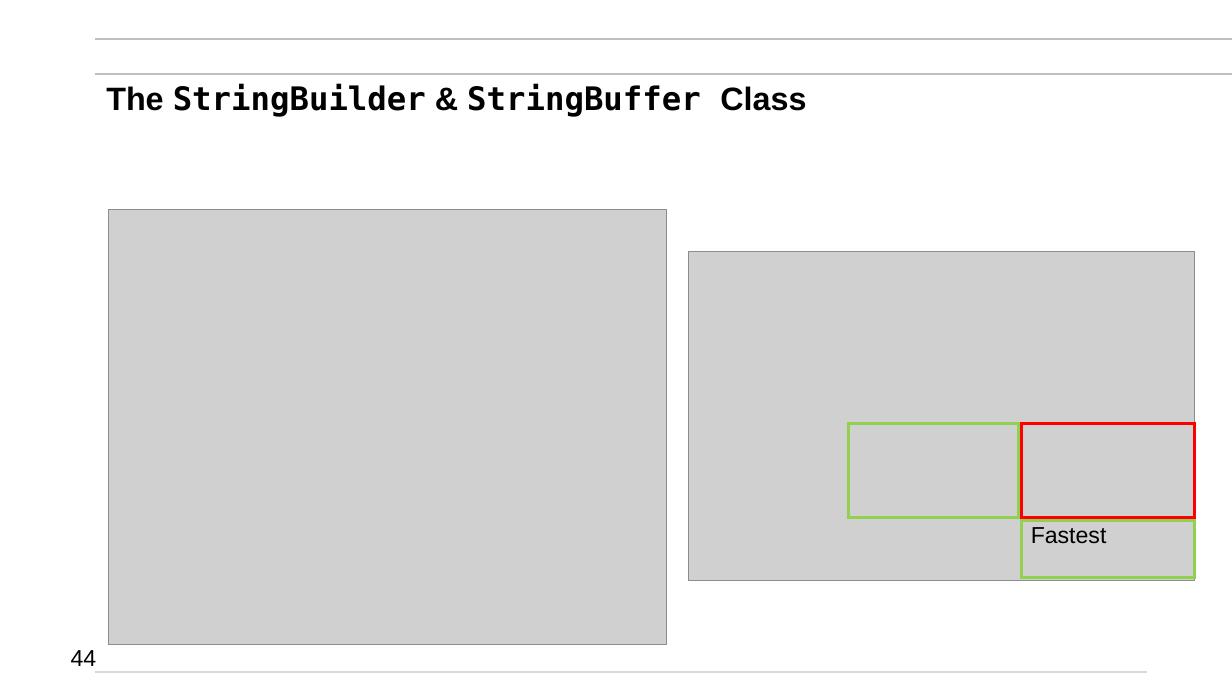
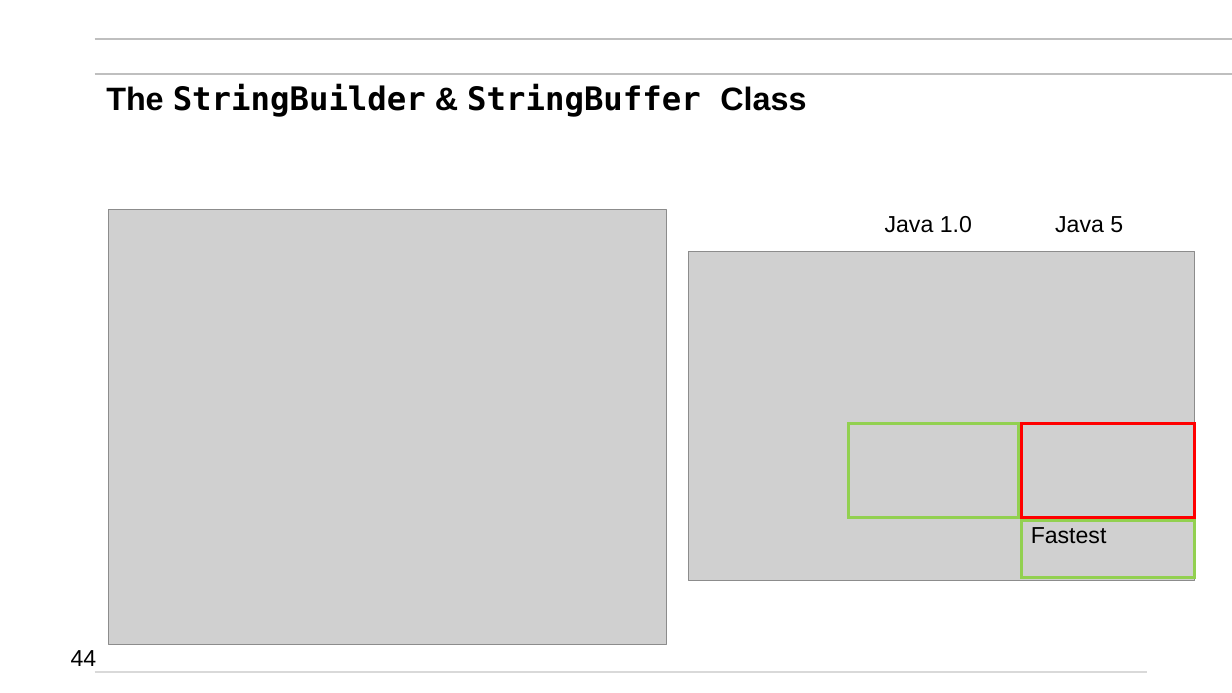
Before and after one commit to mikegrace2/CSEN160-Fall2026-Course-Website, a slide deck: slide 44 of lectures/Week01_JavaRefresher/3_JavaRefresher_V4.pptx. Drawn at 1232x693 pixels with LibreOffice and Linux fonts; fonts in the diff are those of the drawing; grey boxes stand for pictures; background and template pictures are left out. Boxes give left, top, right and bottom in pixels: in the first picture for what was removed or moved away, otherwise in the second. Text is boxed around its words. In the diff, an @@ line names an element or a change of style, - is before the commit and + after.

```diff
--- a/lectures/Week01_JavaRefresher/3_JavaRefresher_V4.pptx
+++ b/lectures/Week01_JavaRefresher/3_JavaRefresher_V4.pptx
@@ text added at (x1=885, y1=216, x2=1123, y2=233), 18 pt, text #000000 @@
+Java 1.0 Java 5
```
Also in this commit, not shown: 9 other slides changed.
